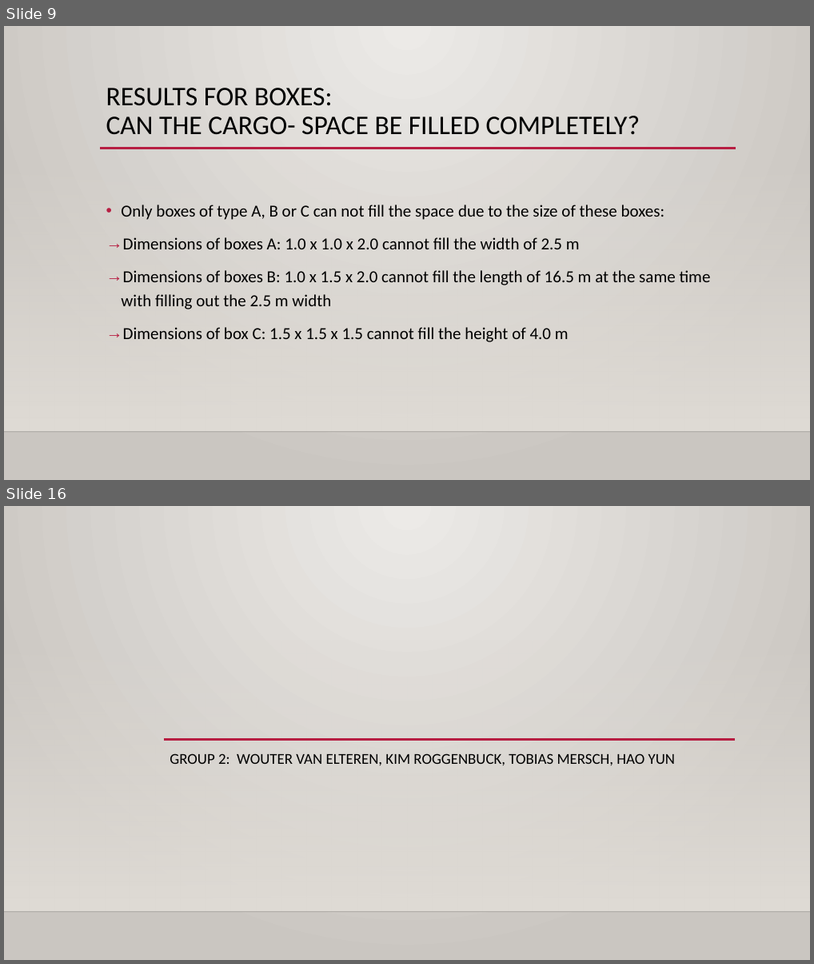
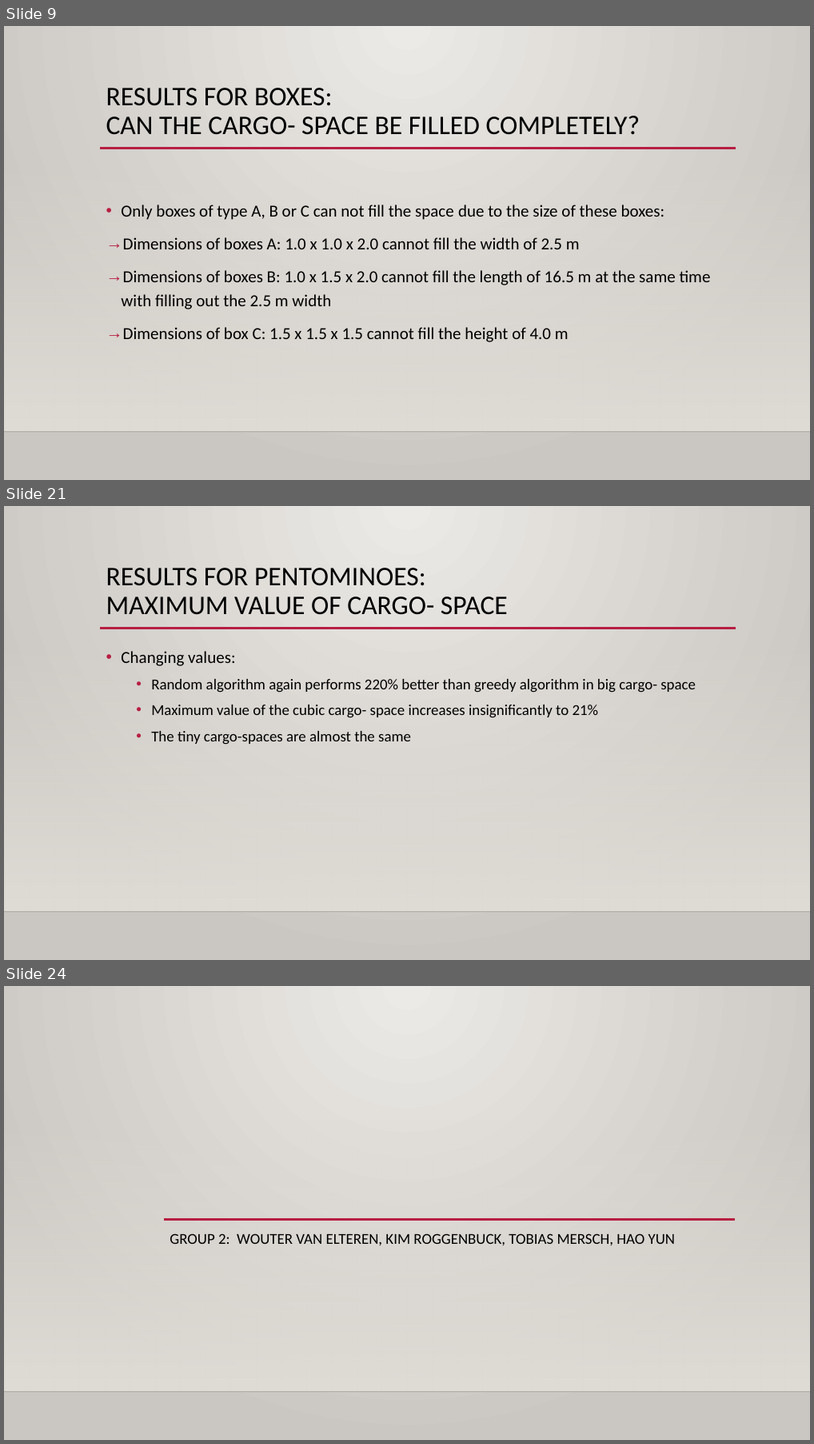
Before and after one commit to 31l3311/Pentominoes, a slide deck: project 3.pptx. Shown one above the other, each under a label of ours: slides 9 and 16 before the commit, slides 9, 21 and 24 after it; the slides between them are not shown. The pictures are 814x964 and 814x1444 pixels, drawn with LibreOffice and Linux fonts; fonts in the diff are those of the drawing; background and template pictures are left out. Boxes give left, top, right and bottom in pixels: in the first picture for what was removed or moved away, otherwise in the second. Text is boxed around its words. In the diff, an @@ line names an element or a change of style, - is before the commit and + after.

```diff
--- a/project 3.pptx
+++ b/project 3.pptx
@@ slide 21 added at (4, 506, 810, 960), background gradient #ECEAE7 to #CAC7C1; not listed: 3 template elements that a slide beside it also shows @@
@@ title added at (106, 568, 508, 615), 32 pt, text #000000 @@
+RESULTS FOR PENTOMINOES:
+MAXIMUM VALUE OF CARGO- SPACE
@@ text added at (121, 651, 696, 744), 18 pt, text #000000 @@
+• Changing values:
+  • Random algorithm again performs 220% better than greedy algorithm in big cargo- space
+  • Maximum value of the cubic cargo- space increases insignificantly to 21%
+  • The tiny cargo-spaces are almost the same
@@ what was slide 16 is now slide 24 @@
```
Also in this commit, not shown: 8 slides changed, 9 other slides added, 2 slides removed.
